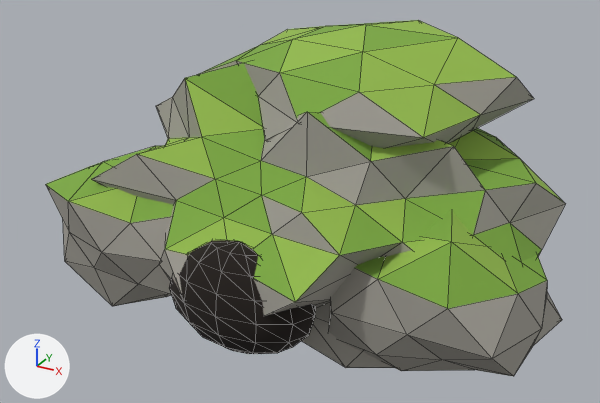
An edit to the glTF model assets/models/wolf_den.glb, drawn before and after from the same camera.
Rendered twice from a camera (50 mm lens) standing at (4.35, -7.73, 5.1) and looking at (-0.14, 0.42, 1.03). The axes (+X, +Y, +Z) are drawn at lower left. The lights are the same throughout. The first picture is the older version. Mesh edges are drawn as thin lines. Where no turn or scale is listed for an object, it has been applied to the vertices. Vertices at exactly the same position are counted once.

The scene before the commit, as lines of its bpy script (objects in view):
```python
me_denopening = bpy.data.meshes.new('DenOpening')
me_denopening.from_pydata(...)  # a UV sphere (12 segments, 8 rings, poles along z) spanning x -0.9..0.9, y -1.65..-0.65, z -0.1..1.2
me_denopening.materials.append(mat_env_dark)  # black #1e1712
me_denrocks_col = bpy.data.meshes.new('DenRocks-col')
me_denrocks_col.from_pydata(...)  # 288 vertices, 560 faces; spans x -3.14..3.05, y -1.66..2.95, z -0.7..3.13
# faces by material slot: [383, 107, 70]
me_denrocks_col.materials.append(mat_env_rock)  # grey #a3a097
me_denrocks_col.materials.append(mat_env_moss)  # green #7ba83f
me_denrocks_col.materials.append(mat_env_moss2)  # green #93ba4b
ob_denopening = bpy.data.objects.new('DenOpening', me_denopening)
ob_denopening.location = (0.0, 0.0, 0.0)
ob_denrocks_col = bpy.data.objects.new('DenRocks-col', me_denrocks_col)
ob_denrocks_col.location = (0.0, 0.0, 0.0)
```
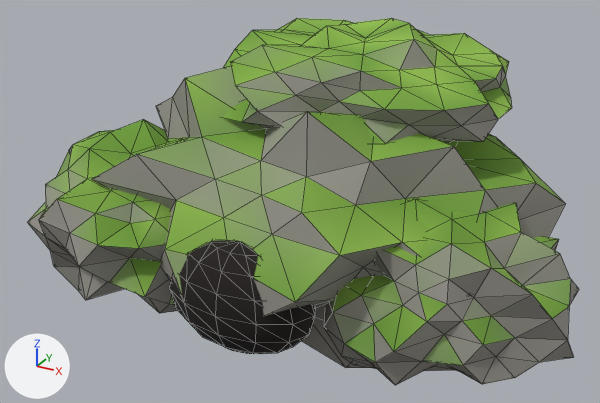
Edits to the bpy script that builds the scene:
```text
Add mat_vc_rough:
    mat_vc_rough = bpy.data.materials.new('vc_rough')
    mat_vc_rough.use_nodes = True; mat_vc_rough.node_tree.nodes.clear()
    _N = mat_vc_rough.node_tree.nodes; _L = mat_vc_rough.node_tree.links
    n0 = _N.new('ShaderNodeBsdfPrincipled'); n0.name = 'Principled BSDF'
    n0.inputs[2].default_value = 0.92  # 'Roughness'
    n1 = _N.new('ShaderNodeOutputMaterial'); n1.name = 'Material Output'
    n2 = _N.new('ShaderNodeVertexColor'); n2.name = 'Color Attribute'
    _L.new(n0.outputs[0], n1.inputs[0])  # 'BSDF' to 'Surface'
    _L.new(n2.outputs[0], n0.inputs[0])  # 'Color' to 'Base Color'
Change me_denrocks_col:
    used by ob_denrocks_col; location = (0.0, 0.0, 0.0)
    remove me_denrocks_col.from_pydata(...)  # 288 vertices, 560 faces; spans x -3.14..3.05, y -1.66..2.95, z -0.7..3.13
    add me_denrocks_col.from_pydata(...)  # 648 vertices, 1280 faces; spans x -3.3..3.36, y -1.7..2.95, z -0.7..3.2
    me_denrocks_col part 1: the loose piece of 42 vertices spanning x 0.56..3.05, y -1.17..1.14, z -0.43..1.6 is rebuilt with 162 vertices and now spans x 0.42..3.36, y -1.43..1.37, z -0.34..1.66, in mat_vc_rough
    me_denrocks_col part 2: 2 vertices moved within x -1.05..-0.38, y -1.16..1.0, z 0.7..1.91; 70 vertices removed from x -3.14..2.29, y -1.35..2.36, z -0.28..3.13; 310 vertices added at x -3.3..2.17, y -1.7..2.6, z -0.27..3.2
    me_denrocks_col part 3: 216 faces spanning x -2.59..2.88, y -1.66..2.95, z -0.7..2.76 switch from mat_env_rock (grey #a3a097) to mat_vc_rough
    me_denrocks_col part 4: 64 faces spanning x -2.59..2.88, y -1.66..2.95, z 0.52..2.76 switch from mat_env_moss (green #7ba83f) to mat_vc_rough
    me_denrocks_col part 5: 40 faces spanning x -2.5..2.88, y -1.66..2.95, z 1.0..2.76 switch from mat_env_moss2 (green #93ba4b) to mat_vc_rough
```

Where the change shows, as pixel boxes (x1, y1, x2, y2) in the pictures (600 x 403 px):
'DenRocks-col', reshaped
    before: (45, 20, 565, 376)
    after: (28, 18, 579, 385)
part 1 of me_denrocks_col, rebuilt (9% wider, 12% taller)
    before: (329, 210, 562, 376)
    after: (324, 199, 579, 385)
part 2 of me_denrocks_col, reshaped
    before: (45, 20, 534, 306)
    after: (28, 18, 512, 313)
part 3 of me_denrocks_col, recoloured
    both: (99, 91, 562, 368)
part 4 of me_denrocks_col, recoloured
    both: (165, 66, 536, 302)
part 5 of me_denrocks_col, recoloured
    both: (138, 78, 562, 302)
